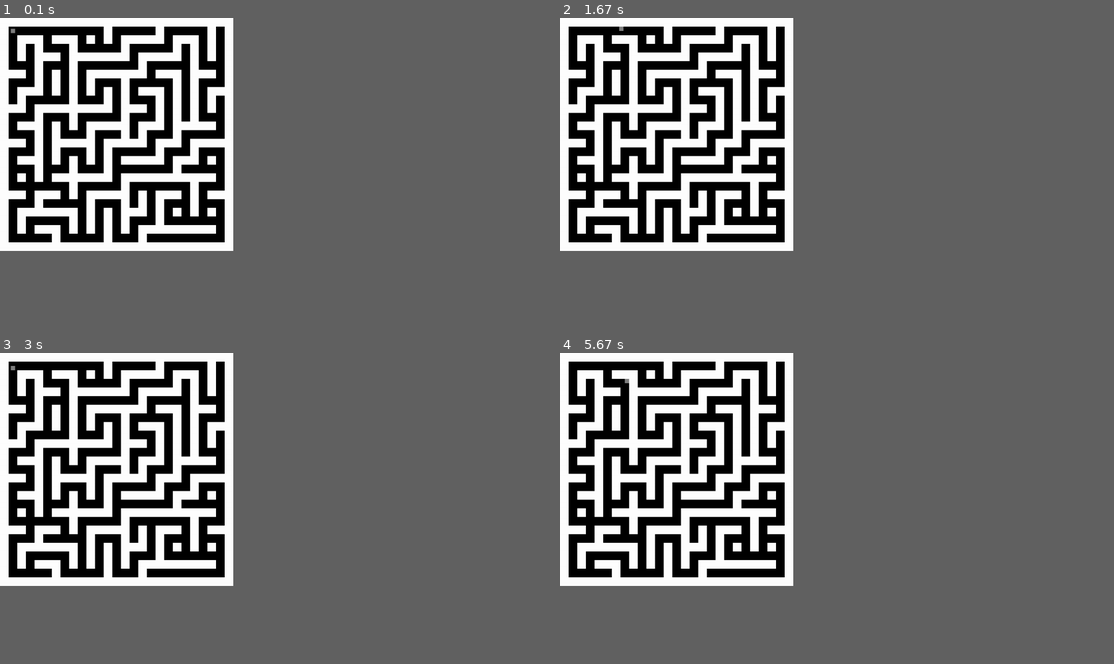
Above: before the commit, frames 1-4 (two rows, left to right).
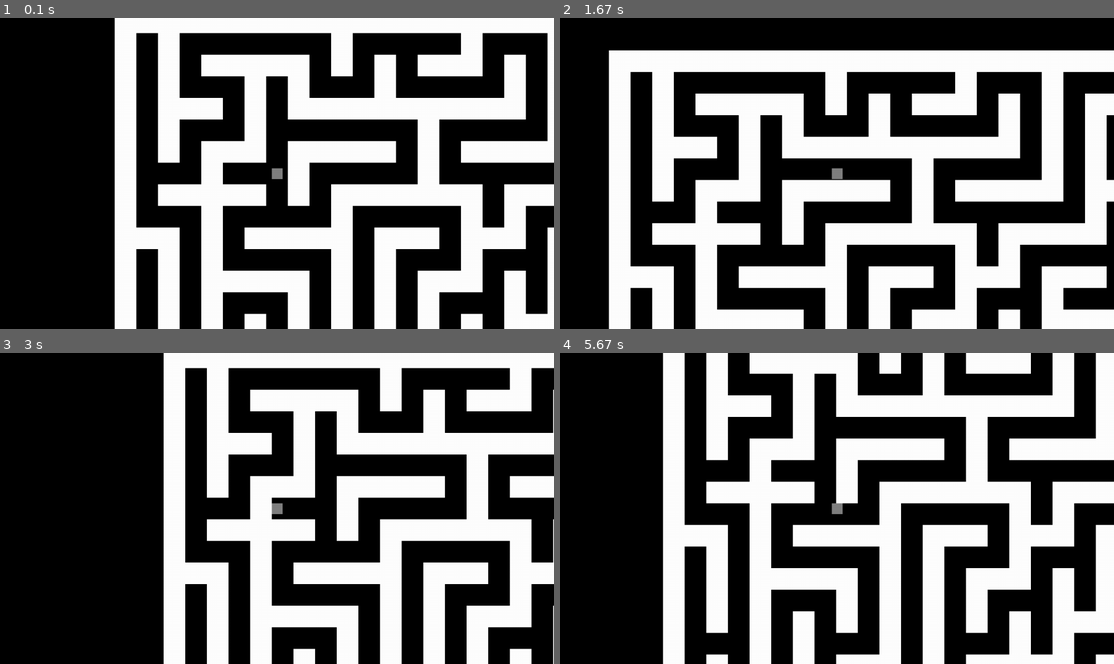
Above: after the commit, the same moments.

Repository: Casserole97/NEA
Game: pygame game, started from MAZE_PYGAME_PROTOTYPE.py
Same seed, same stepped clock (60 frames per second), same inputs: the game is played once before the commit and once after it.
Inputs:
- Up to frame 1 (0.1 s): no input
- Up to frame 2 (1.67 s): hold Right 0.33-0.8 s; hold Up 0.83-1.13 s; hold Right 1.17-1.63 s
- Up to frame 3 (3 s): hold Left 1.67-2.2 s; hold Down 2.23-2.53 s; hold Left 2.57-2.97 s
- Up to frame 4 (5.67 s): hold Up 3-3.37 s; hold Right 3.4-4.03 s; hold Down 4.07-4.43 s; hold Left 4.47-4.93 s; hold Right 4.97-5.43 s; hold Up from 5.47 s (still down)
In our replay, the window is 379x379 before the commit and 900x506 after it. These sizes can differ from the game's own. Grey fills any space a smaller window leaves; there, only what the larger window draws over its background counts as a difference.

The runs differ from the first frame. In frame 1, 50% of the frame differs, in the area x 0-100%, y 0-100%; in frame 2, 50%; in frame 3, 48%; in frame 4, 50%.

Commit message:
Added a camera with a centering function.

Diff:
--- a/MAZE_PYGAME_PROTOTYPE.py
+++ b/MAZE_PYGAME_PROTOTYPE.py
@@ -1,5 +1,5 @@
 import pygame
-from random import choice, random, randint
+from random import choice, random, randrange
 from sys import exit
 pygame.init()
 
@@ -14,8 +14,8 @@
 
 # Declaring constants.
 # Size of the screen.
-MAX_WIDTH = (13*2+1)*20
-MAX_HEIGHT = (13*2+1)*20
+MAX_WIDTH = 1280
+MAX_HEIGHT = 720
 
 # Colours to be used in the game.
 COLOUR1 = (255, 255, 255)
@@ -23,23 +23,16 @@
 COLOUR3 = (128, 128, 128)
 
 # The size, in pixels, of a side of each individual square tile. Important
-# constant, as many variables will depend on it.
-TILE_PIXELS = 20
-
-# Four sprite groups to which the respective sprites will be added to.
-TILES = pygame.sprite.Group()
-WALLS = pygame.sprite.Group()
-CELLS = pygame.sprite.Group()
-PSSGS = pygame.sprite.Group()
+# constant, as many other variables will depend on it.
+TILE_PIXELS = 50
 
 # Creating the screen which will be displayed.
-DISPLAY_SURFACE = pygame.display.set_mode((MAX_WIDTH, MAX_HEIGHT))
-DISPLAY_SURFACE.fill(COLOUR2)
+display_surface = pygame.display.set_mode((MAX_WIDTH, MAX_HEIGHT))
 pygame.display.set_caption("Game")
 
 # Sprite that acts as a row/column coordinate on the grid.
-# Only needed for other classes to inherit from, will never be placed
-# on the grid.
+# Only needed for other classes to inherit from, will never be placed on the
+# grid.
 class Tile(pygame.sprite.Sprite):
     def __init__(self, row, col):
         super().__init__()
@@ -47,7 +40,8 @@
         self.col = col
         self.image = pygame.Surface((TILE_PIXELS, TILE_PIXELS))
         self.rect = self.image.get_rect()
-        TILES.add(self)
+        tiles_group.add(self)
+        camera_group.add(self)
 
     # Return the row and column in the grid on which the tile resides.
     def GetPos(self):
@@ -60,7 +54,7 @@
         self.type = "WALL"
         self.colour = COLOUR1
         self.image.fill(self.colour)
-        WALLS.add(self)
+        walls_group.add(self)
 
 # A tile that can be walked through. It acts as the nodes of a graph.
 class Cell(Tile):
@@ -70,7 +64,7 @@
         self.visited = False
         self.colour = COLOUR2
         self.image.fill(self.colour)
-        CELLS.add(self)
+        cells_group.add(self)
 
     # Return a boolean.
     def IsVisited(self):
@@ -88,7 +82,7 @@
         self.type = "PASSAGE"
         self.colour = COLOUR2
         self.image.fill(self.colour)
-        PSSGS.add(self)
+        pssgs_group.add(self)
 
 # The grid class is basically a two dimensional array with special methods.
 # Each space will hold either a wall, a cell, or a passage.
@@ -207,10 +201,11 @@
         self.image = pygame.Surface((TILE_PIXELS//2, TILE_PIXELS//2))
         self.image.fill(COLOUR3)
         self.rect = self.image.get_rect()
-
-    def update(self, pressed_keys):
+        camera_group.add(self)
+
+    def update(self):
         speed = TILE_PIXELS//10
-
+        pressed_keys = pygame.key.get_pressed()
         h_vel = 0
         v_vel = 0
 
@@ -223,7 +218,7 @@
             self.rect.move_ip(h_vel, 0)
 
         # Checks for collided tiles and prevents movement.
-        collided = pygame.sprite.spritecollide(self, WALLS, False)
+        collided = pygame.sprite.spritecollide(self, walls_group, False)
         for wall in collided:
             if h_vel > 0:
                 self.rect.right = wall.rect.left
@@ -238,25 +233,53 @@
             v_vel = speed
             self.rect.move_ip(0, v_vel)
 
-        collided = pygame.sprite.spritecollide(self, WALLS, False)
+        # "collided" must be updated again.
+        collided = pygame.sprite.spritecollide(self, walls_group, False)
         for wall in collided:
             if v_vel > 0:
                 self.rect.bottom = wall.rect.top
             elif v_vel < 0:
                 self.rect.top = wall.rect.bottom
 
-# Initializing objects.
-# The grid object is created, populated with tiles, and then the maze algorithm
-# is invoked.
-maze1 = Grid(13, 13)
-maze1.RecursiveBacktracker(maze1.GetTile(13, 13), 0.05)
+# Camera class.
+class Camera(pygame.sprite.Group):
+    def __init__(self):
+        super().__init__()
+
+    # Calculates the X and Y offset required to keep the sprite in the center
+    # of the screen.
+    def calculate_offset(self, sprite):
+        offset_x = sprite.rect.centerx - MAX_WIDTH//2
+        offset_y = sprite.rect.centery - MAX_HEIGHT//2
+        return offset_x, offset_y
+
+    # Overrides the default draw method, with the addition of centering the
+    # camera on the player.
+    def draw(self, display):
+        offset = self.calculate_offset(p1)
+        for sprite in self:
+            # The offset is subtracted from the topleft corner of every rect.
+            new_pos = ((sprite.rect.topleft[0] - offset[0]), (sprite.rect.topleft[1] - offset[1]))
+            display.blit(sprite.image, new_pos)
+
+# Initialization of groups.
+tiles_group = pygame.sprite.Group()
+walls_group = pygame.sprite.Group()
+cells_group = pygame.sprite.Group()
+pssgs_group = pygame.sprite.Group()
+camera_group = Camera()
+
+# The grid object is initialized, populated with tiles, and then the maze
+# algorithm is invoked on a cell.
+maze1 = Grid(25, 25)
+maze1.RecursiveBacktracker(maze1.GetTile(25, 25), 0.025)
 maze1_surface = maze1.UpdateTilePos()
 
-# Player object is initialized and positioned in a cell in the maze.
+# Player object is initialized and positioned in a random cell in the maze.
 p1 = Player()
-p1.rect.center = maze1.GetTile(1, 1).rect.center
-
-# Clock object initialized. Needed to keep FPS stable during each cycle.
+p1.rect.center = maze1.GetTile(randrange(1, 27, 2), randrange(1, 27, 2)).rect.center
+
+# Clock object initialized. Needed to keep FPS stable during runtime.
 clock = pygame.time.Clock()
 
 # Game loop. Runs each frame.
@@ -270,20 +293,17 @@
         if event.type == pygame.QUIT:
             running = False
 
-    # Get the list of pressed keys and update the character's position.
-    pressed_keys = pygame.key.get_pressed()
-    p1.update(pressed_keys)
-
-    # Draw everything.
-    TILES.draw(DISPLAY_SURFACE)
-    DISPLAY_SURFACE.blit(p1.image, p1.rect)
-
-    # Flip display.
-    pygame.display.flip()
+    # Update and draw everything.
+    display_surface.fill(COLOUR2)
+    camera_group.update()
+    camera_group.draw(display_surface)
+
+    # Update display.
+    pygame.display.update()
 
     # Makes the game run at a set FPS.
     clock.tick(60)
 
-# Quits pygame to successfuly close the game.
+# Successfuly closes the game.
 pygame.quit()
 exit()
--- a/pygame_test.py
+++ b/pygame_test.py
@@ -2,7 +2,7 @@
 import random
 import sys
 
-from MAZE_PYGAME_PROTOTYPE import DISPLAY_SURFACE
+from MAZE_PYGAME_PROTOTYPE import display_surface
 pygame.init()
 
 # Declaring variables
